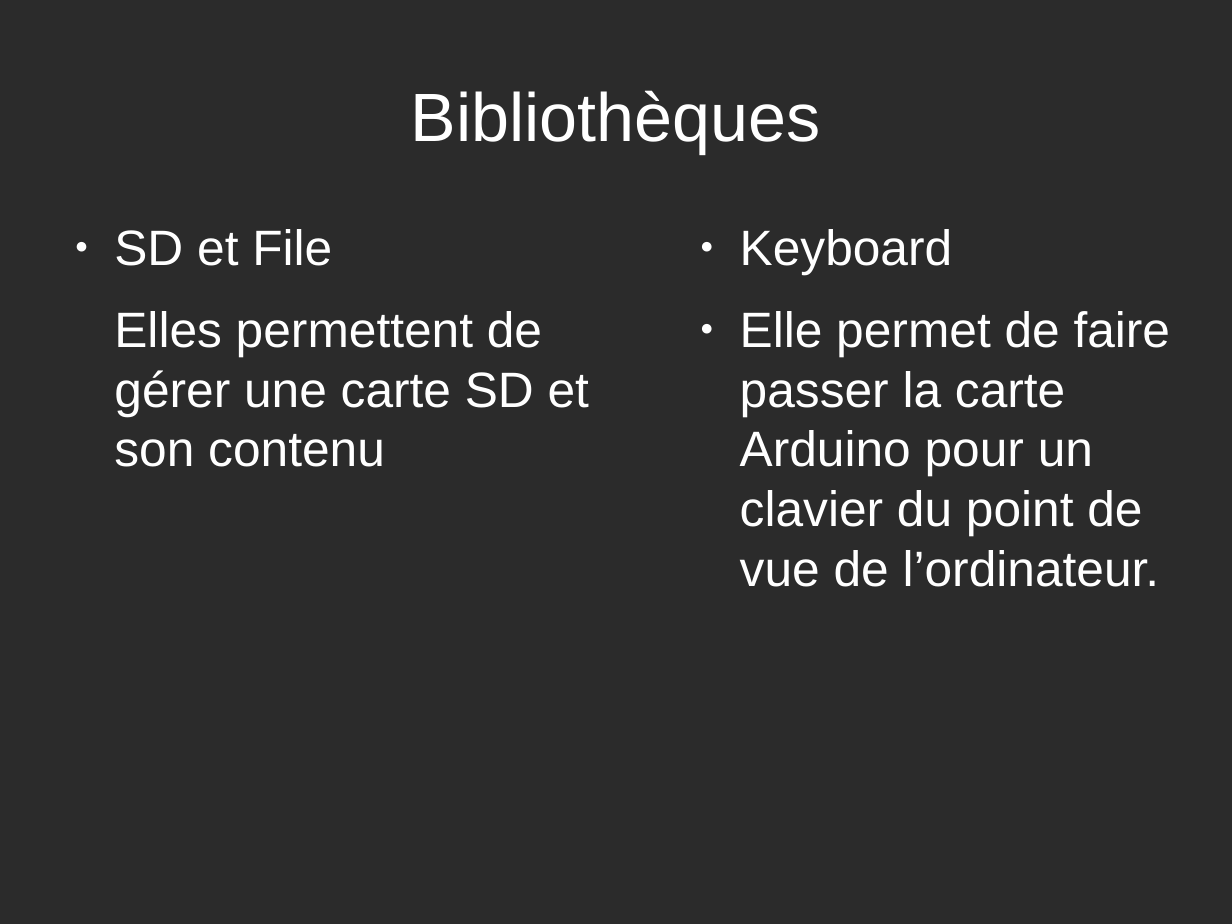
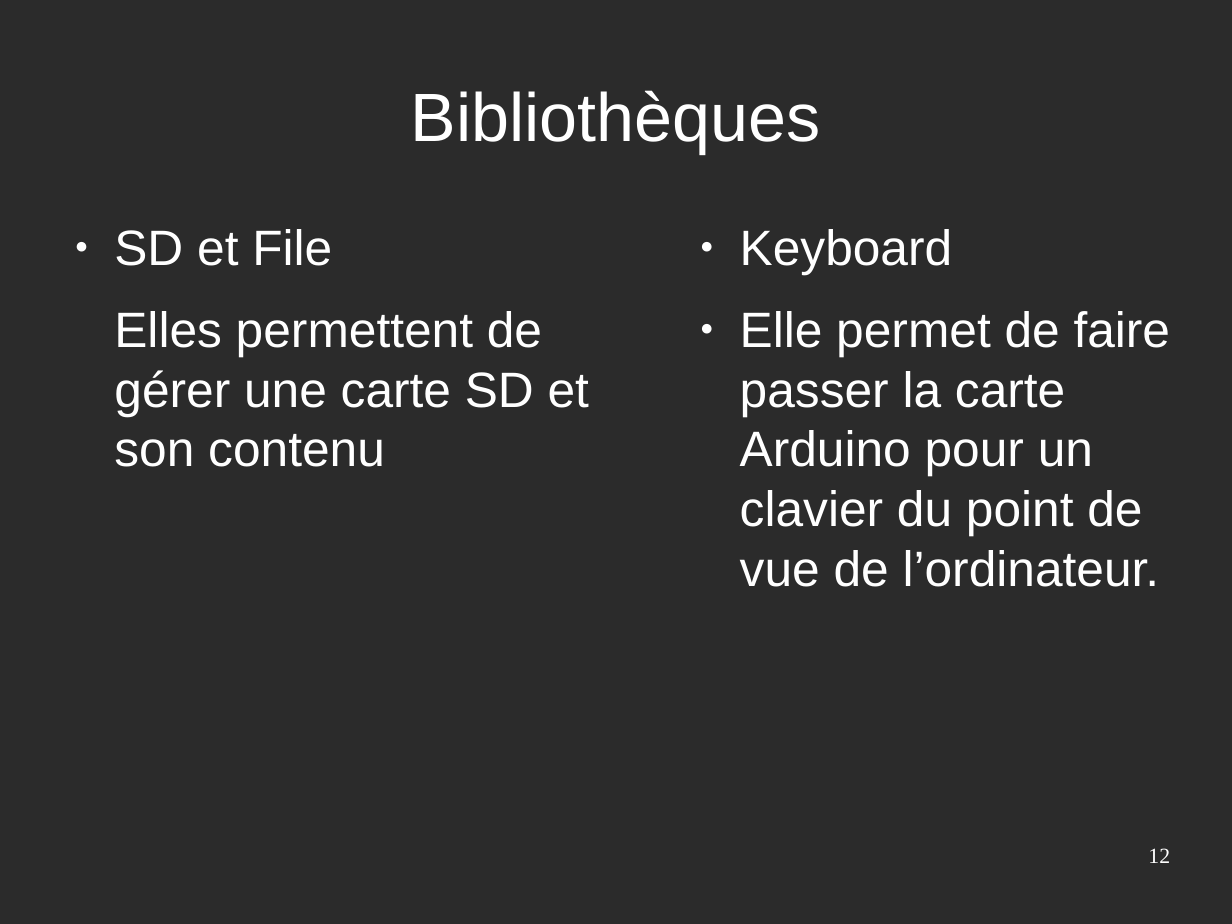
Before and after one commit to rguillomon/IMA3-4_Project, a slide deck: slide 12 of P12(périphUSB).odp. Drawn at 1232x924 pixels with LibreOffice and Linux fonts; fonts in the diff are those of the drawing; background and template pictures are left out; a plain dark background stands for a picture behind light text. Boxes give left, top, right and bottom in pixels: in the first picture for what was removed or moved away, otherwise in the second. Text is boxed around its words. In the diff, an @@ line names an element or a change of style, - is before the commit and + after.

```diff
--- a/P12(périphUSB).odp
+++ b/P12(périphUSB).odp
@@ page number added at (x1=1148, y1=848, x2=1170, y2=863), 14 pt, text #FFFFFF @@
+12
```
Also in this commit, not shown: 13 other slides changed, 1 slide removed.
